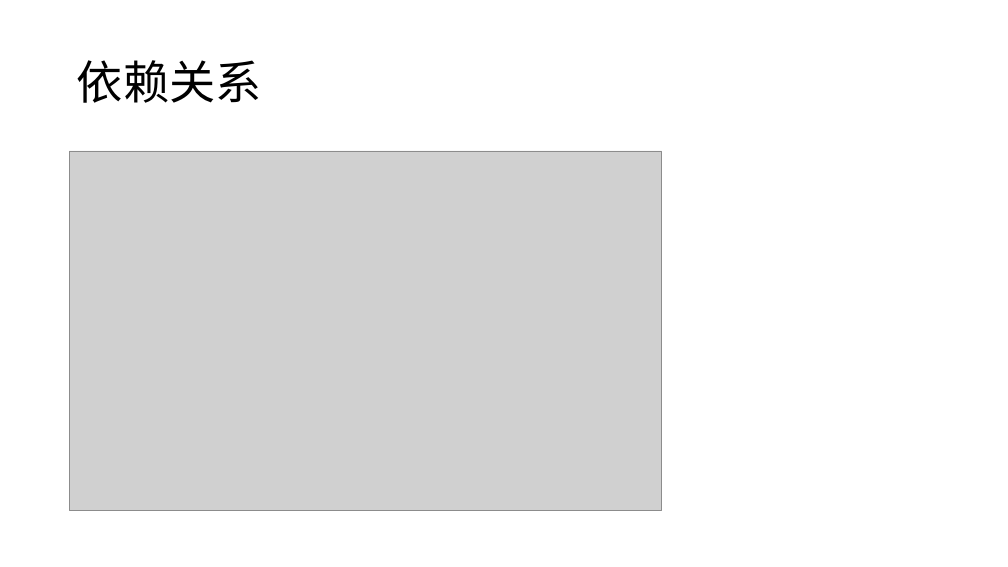
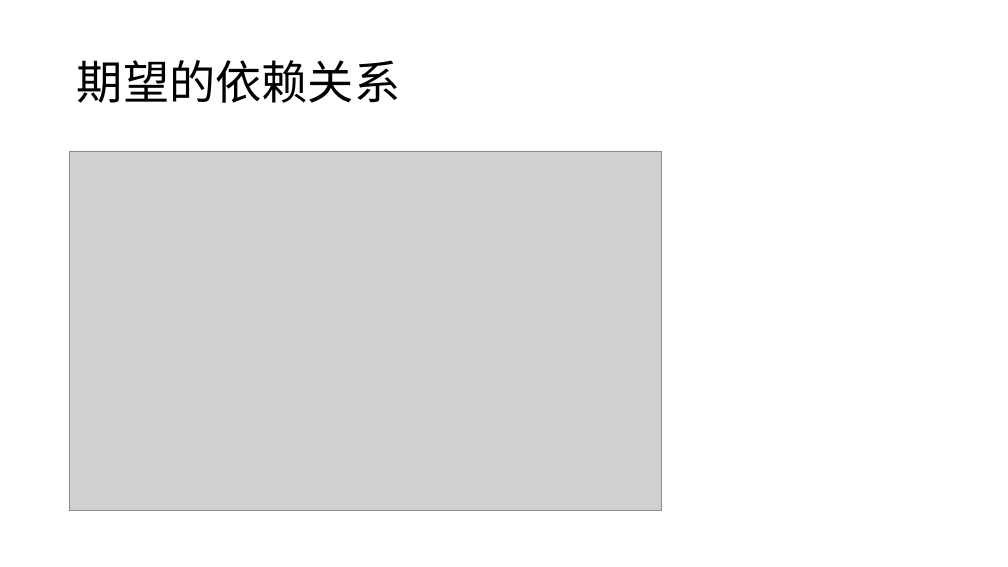
Before and after one commit to Cohen-Wang/workbench, a slide deck: slide 8 of cloud/培训 - webpack.pptx (slide 7 before the commit). Drawn at 1008x567 pixels with LibreOffice and Linux fonts; fonts in the diff are those of the drawing; grey boxes stand for pictures. Boxes give left, top, right and bottom in pixels: in the first picture for what was removed or moved away, otherwise in the second. Text is boxed around its words. In the diff, an @@ line names an element or a change of style, - is before the commit and + after.

```diff
--- a/cloud/培训 - webpack.pptx
+++ b/cloud/培训 - webpack.pptx
@@ title at (x1=77, y1=60, x2=400, y2=103): text changed @@
-依赖关系
+期望的依赖关系
```
Also in this commit, not shown: 4 other slides changed, 6 slides added.
